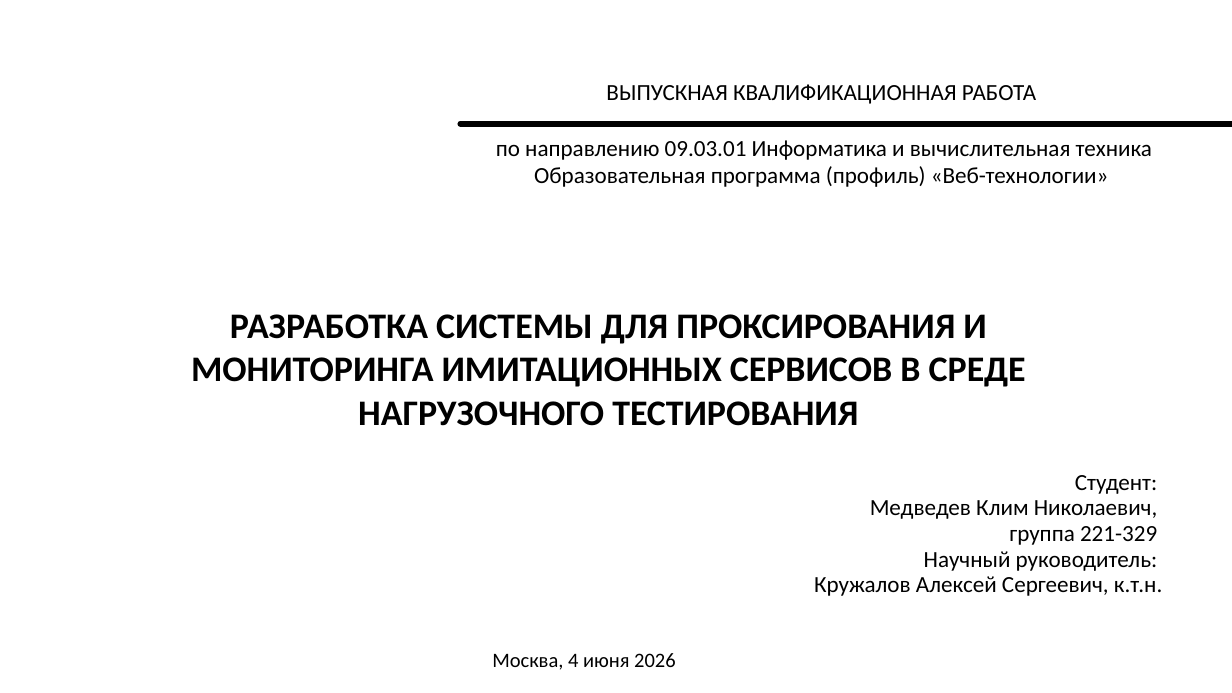
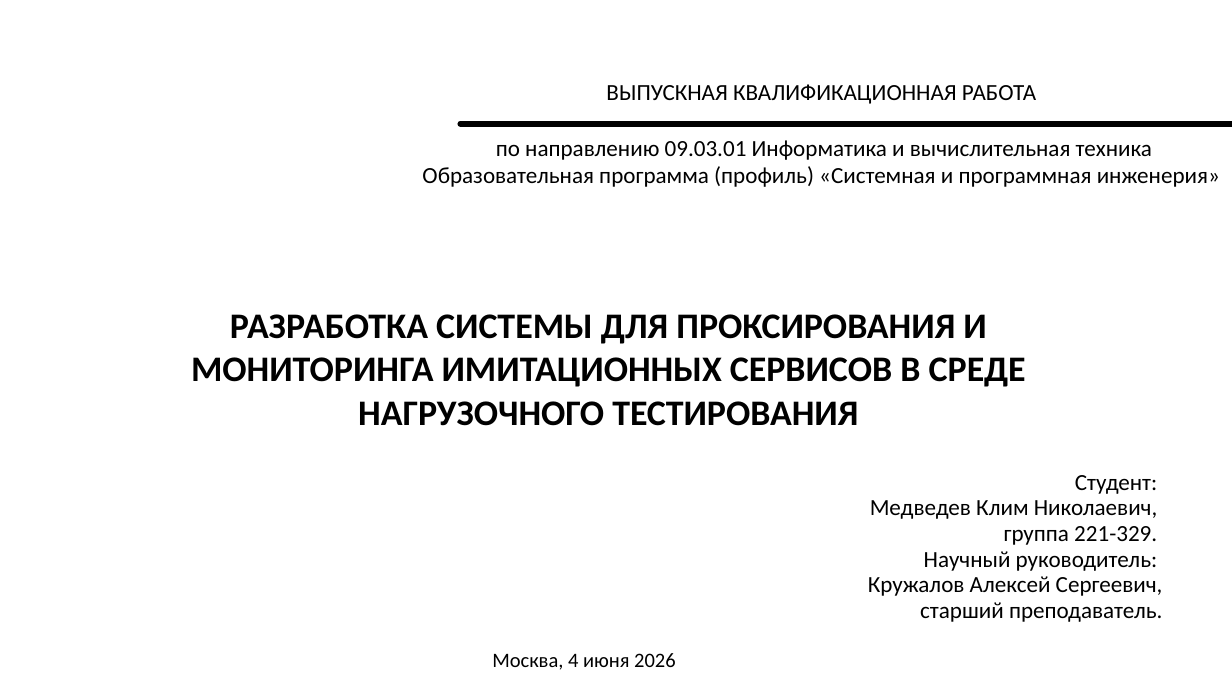
Before and after one commit to Lamardo43/educ-thesis, a slide deck: slide 1 of Thesis/docs/Презентация.pptx. Drawn at 1232x693 pixels with LibreOffice and Linux fonts; fonts in the diff are those of the drawing; background and template pictures are left out. Boxes give left, top, right and bottom in pixels: in the first picture for what was removed or moved away, otherwise in the second. Text is boxed around its words. In the diff, an @@ line names an element or a change of style, - is before the commit and + after.

```diff
--- a/Thesis/docs/Презентация.pptx
+++ b/Thesis/docs/Презентация.pptx
@@ text at box(422, 166, 1220, 187): text changed @@
-Образовательная программа (профиль) «Веб-технологии»
+Образовательная программа (профиль) «Системная и программная инженерия»
@@ text at box(1004, 526, 1157, 545): text changed @@
-группа 221-329
+группа 221-329.
@@ text at box(868, 576, 1163, 622): text changed @@
-Кружалов Алексей Сергеевич, к.т.н.
+Кружалов Алексей Сергеевич,
+старший преподаватель.
```
Also in this commit, not shown: 1 other slide changed, 12 slides added, 11 slides removed, 33 other files.
